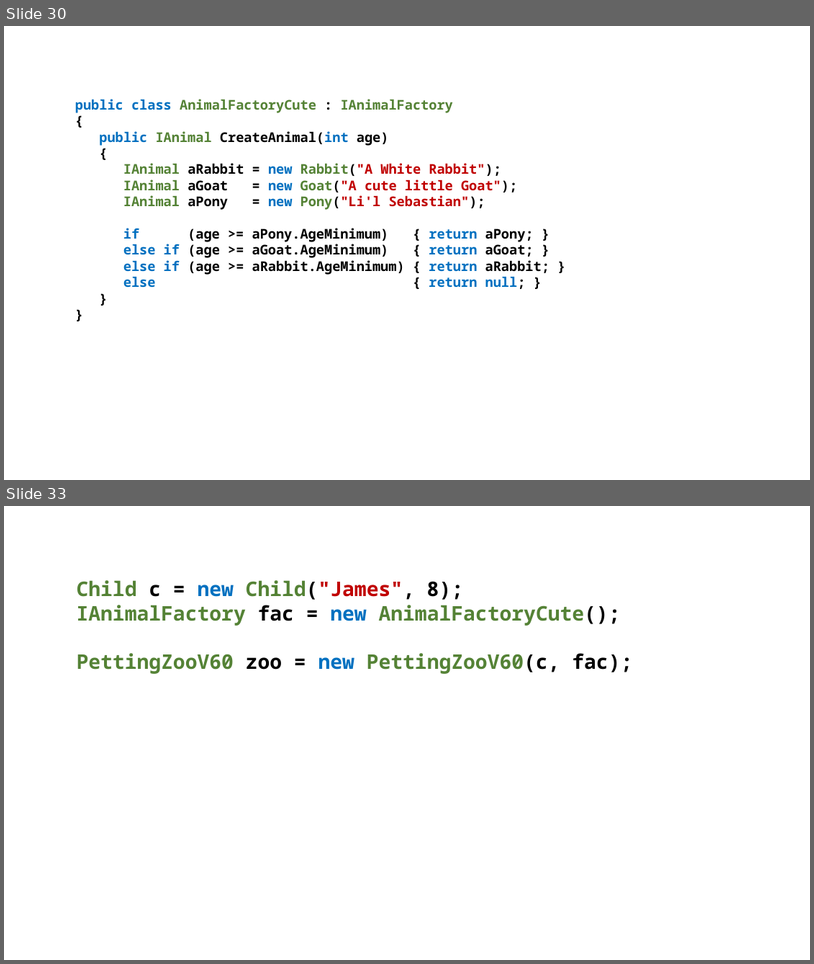
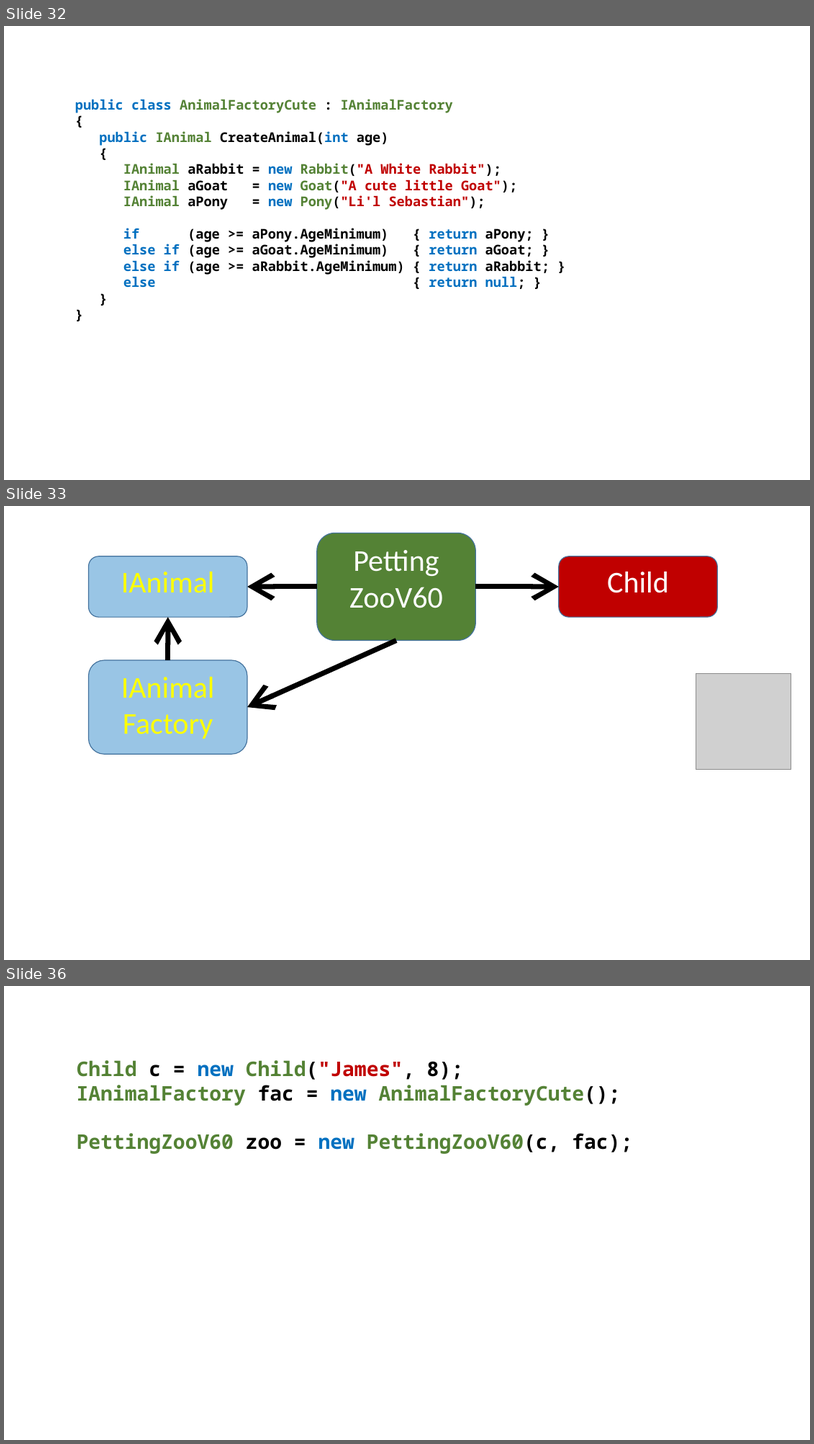
Before and after one commit to perl-easj/Teaching-materials, a slide deck: CSharpProgramming/Presentations/OOProgPartIII/FactoryMethod.pptx. Shown one above the other, each under a label of ours: slides 30 and 33 before the commit, slides 32, 33 and 36 after it; the slides between them are not shown. The pictures are 814x964 and 814x1444 pixels, drawn with LibreOffice and Linux fonts; fonts in the diff are those of the drawing; grey boxes stand for pictures. Boxes give left, top, right and bottom in pixels: in the first picture for what was removed or moved away, otherwise in the second. Text is boxed around its words. In the diff, an @@ line names an element or a change of style, - is before the commit and + after.

```diff
--- a/CSharpProgramming/Presentations/OOProgPartIII/FactoryMethod.pptx
+++ b/CSharpProgramming/Presentations/OOProgPartIII/FactoryMethod.pptx
@@ slide 33 added at (x1=4, y1=506, x2=810, y2=960), background #FFFFFF @@
@@ rounded rectangle added at (x1=317, y1=533, x2=476, y2=641), fill #548235, outline #43739E 1 pt, 36 pt, text #FFFFFF @@
+Petting
+ZooV60
@@ rounded rectangle added at (x1=89, y1=556, x2=248, y2=617), fill #0070C0 at 40% opacity, outline #43739E 1 pt, 36 pt, text #FFFF00 @@
+IAnimal
@@ rounded rectangle added at (x1=559, y1=556, x2=718, y2=617), fill #C00000, outline #43739E 1 pt, 36 pt, text #FFFFFF @@
+Child
@@ arrow added from (317, 587) to (247, 587), #000000 6 pt @@
@@ arrow added from (476, 587) to (559, 587), #000000 6 pt @@
@@ arrow added from (168, 660) to (168, 618), #000000 6 pt @@
@@ arrow added from (396, 641) to (247, 707), #000000 6 pt @@
@@ rounded rectangle added at (x1=89, y1=660, x2=248, y2=754), fill #0070C0 at 40% opacity, outline #43739E 1 pt, 36 pt, text #FFFF00 @@
+IAnimal
+Factory
@@ picture added at (x1=697, y1=674, x2=792, y2=769) @@
@@ what was slide 30 is now slide 32 @@
@@ what was slide 33 is now slide 36 @@
```
Also in this commit, not shown: 9 slides changed, 5 other slides added, 1 slide removed, 4 other files.
